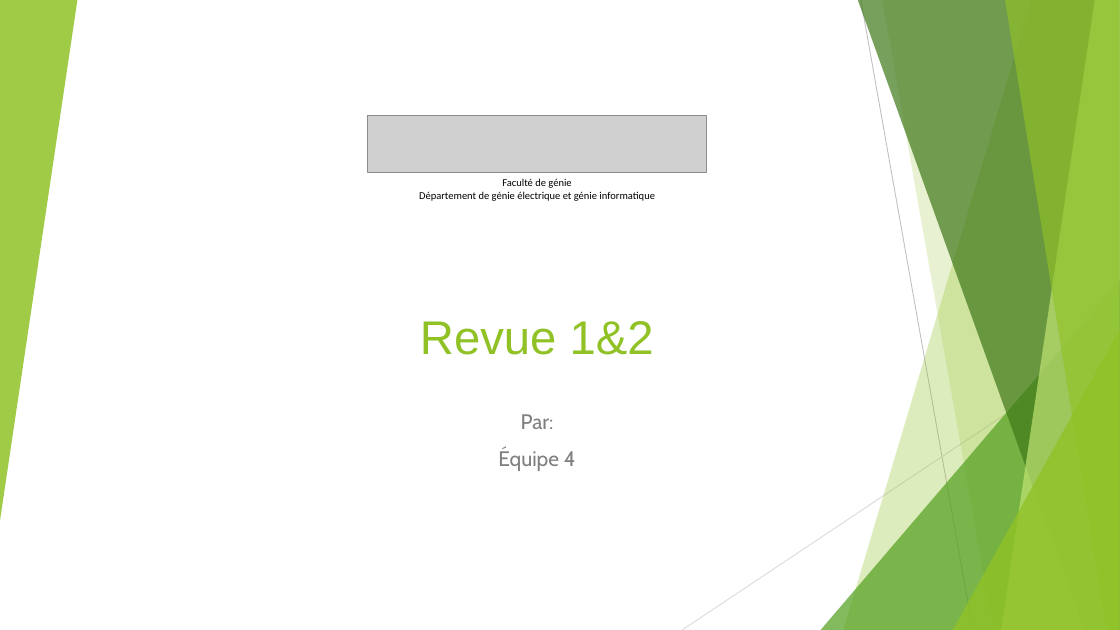
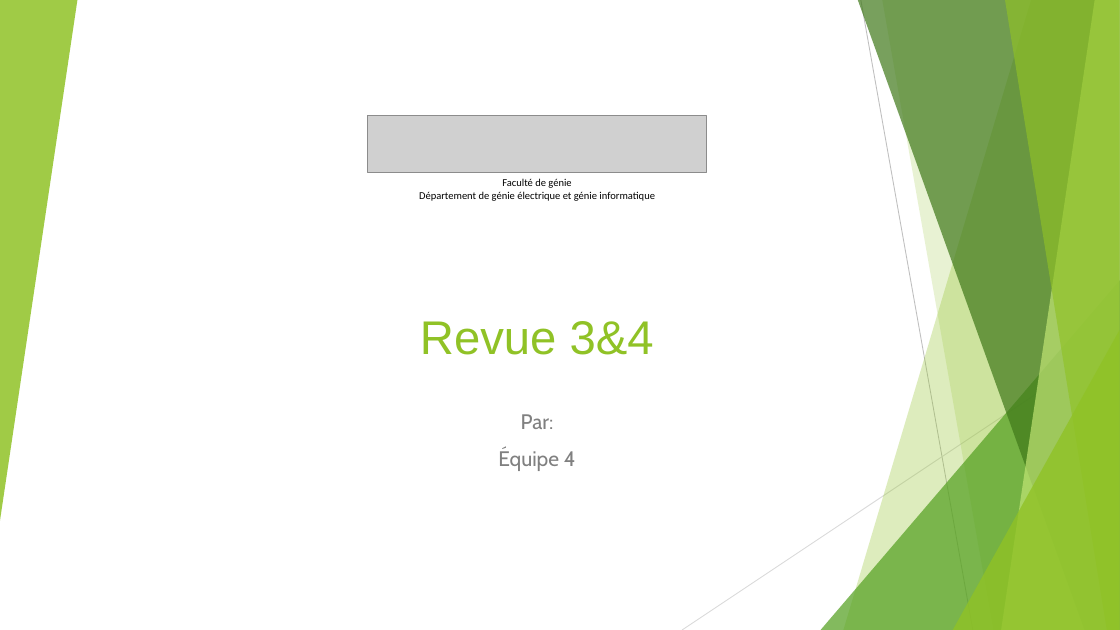
Before and after one commit to gab4321/ProjetS5, a slide deck: slide 1 of Gestion/L1 Présentation.pptx. Drawn at 1120x630 pixels with LibreOffice and Linux fonts; fonts in the diff are those of the drawing; grey boxes stand for pictures. Boxes give left, top, right and bottom in pixels: in the first picture for what was removed or moved away, otherwise in the second. Text is boxed around its words. In the diff, an @@ line names an element or a change of style, - is before the commit and + after.

```diff
--- a/Gestion/L1 Présentation.pptx
+++ b/Gestion/L1 Présentation.pptx
@@ title at (420,321,654,355): text changed @@
-Revue 1&2
+Revue 3&4
```
Also in this commit, not shown: 6 other slides changed, 2 slides added, 19 slides removed, 2 other files.
